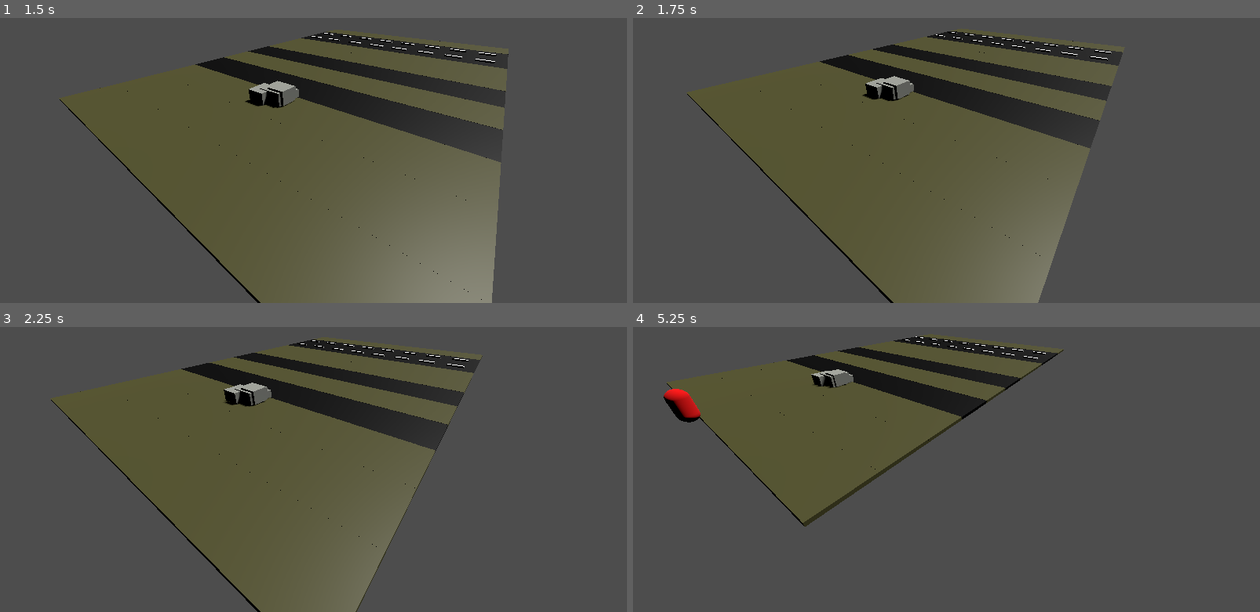
Above: before the commit, frames 1-4 (two rows, left to right).
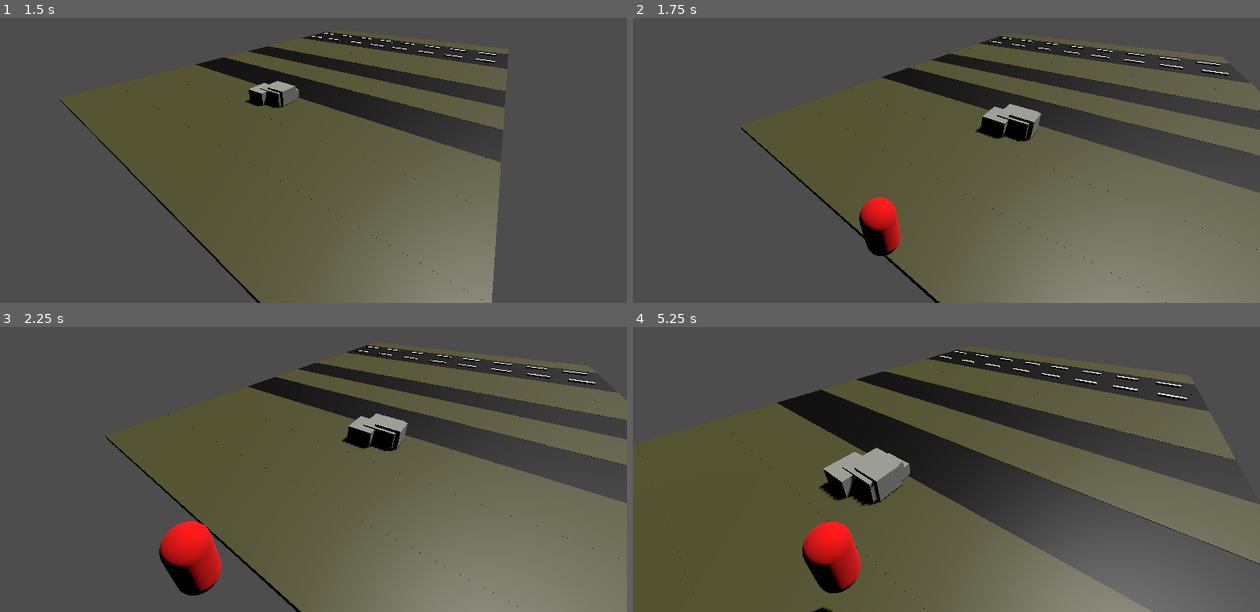
Above: after the commit, the same moments.

Repository: emanuelhix/gda-escape-room-2024
Game: Godot game, scene res://level/MainLevel.tscn
Two runs of this game, one before a commit and one after it. Both use one fixed random seed, a clock stepped at 60 frames per second and the inputs below.
Inputs:
- Up to frame 1 (1.5 s): hold D (right) 0.53-1.28 s; hold S (back) from 1.28 s (still down)
- Up to frame 2 (1.75 s): keep holding S (back)
- Up to frame 3 (2.25 s): release S (back) at 2.03 s; hold D (right) from 2.03 s (still down)
- Up to frame 4 (5.25 s): release D (right) at 2.78 s; hold W (forward) 2.78-3.53 s; hold A (left) 3.53-5.03 s; hold S (back) from 5.03 s (still down)

Frame 1 is identical in both runs. In frame 2, 27% of the frame differs, in the area x 8-100%, y 4-100%; in frame 3, 31%; in frame 4, 46%, in the area x 0-100%, y 3-100%.

Commit message:
added notifier for play off screen

Diff:
--- /dev/null
+++ b/level/Main.gd
@@ -0,0 +1,16 @@
+extends Node3D
+
+@export var player: CharacterBody3D = null
+@export var player_on_screen_notifier: VisibleOnScreenNotifier3D = null
+
+# Called when the node enters the scene tree for the first time.
+func _ready() -> void:
+	player_on_screen_notifier.screen_exited.connect(on_screen_exited)
+
+
+# Called every frame. 'delta' is the elapsed time since the previous frame.
+func _process(delta: float) -> void:
+	pass
+
+func on_screen_exited():
+	get_tree().reload_current_scene()
--- a/level/MainLevel.tscn
+++ b/level/MainLevel.tscn
@@ -1,6 +1,7 @@
-[gd_scene load_steps=50 format=4 uid="uid://c47efgxp2dyaa"]
+[gd_scene load_steps=51 format=4 uid="uid://c47efgxp2dyaa"]
 
 [ext_resource type="PackedScene" uid="uid://c3t8uy1et6fe1" path="res://Player/player.tscn" id="1_w8a2e"]
+[ext_resource type="Script" path="res://level/Main.gd" id="1_xu62y"]
 [ext_resource type="Script" path="res://level/scrolling_camera.gd" id="1_ygdag"]
 [ext_resource type="Script" path="res://level/check_move.gd" id="3_itr7y"]
 
@@ -537,7 +538,9 @@
 [sub_resource type="BoxShape3D" id="BoxShape3D_o1vng"]
 size = Vector3(4, 3, 5)
 
-[node name="Main" type="Node3D"]
+[node name="Main" type="Node3D" node_paths=PackedStringArray("player_on_screen_notifier")]
+script = ExtResource("1_xu62y")
+player_on_screen_notifier = NodePath("Player/VisibleOnScreenNotifier3D")
 
 [node name="ScrollingCamera" type="Camera3D" parent="." node_paths=PackedStringArray("offset_marker", "player")]
 transform = Transform3D(0.804459, -0.312584, 0.505111, 1.49012e-08, 0.850343, 0.526228, -0.594009, -0.423329, 0.684066, 4.58844, 9.11962, 12.4542)
@@ -556,10 +559,13 @@
 transform = Transform3D(1, 0, 0, 0, 1, 0, 0, 0, 1, 4, 7, 4.5)
 
 [node name="RayCast3D" type="RayCast3D" parent="Player"]
+transform = Transform3D(1, 0.000180559, 6.95464e-05, -0.000180531, 1, -0.000174341, -6.95592e-05, 0.000174351, 1, 0, 0, 0)
 hit_from_inside = true
 hit_back_faces = false
 script = ExtResource("3_itr7y")
 
+[node name="VisibleOnScreenNotifier3D" type="VisibleOnScreenNotifier3D" parent="Player"]
+
 [node name="grass" type="MeshInstance3D" parent="."]
 transform = Transform3D(29.7775, 0, 0, 0, 0.129519, 0, 0, 0, 1.55, 0.0905848, 0.580035, -0.247082)
 mesh = SubResource("ArrayMesh_ww2rq")
--- a/level/check_move.gd
+++ b/level/check_move.gd
@@ -1,3 +1,5 @@
+# unused script
+
 extends RayCast3D  # or Node3D in Godot 4.x
 
 @onready var player = get_parent()
